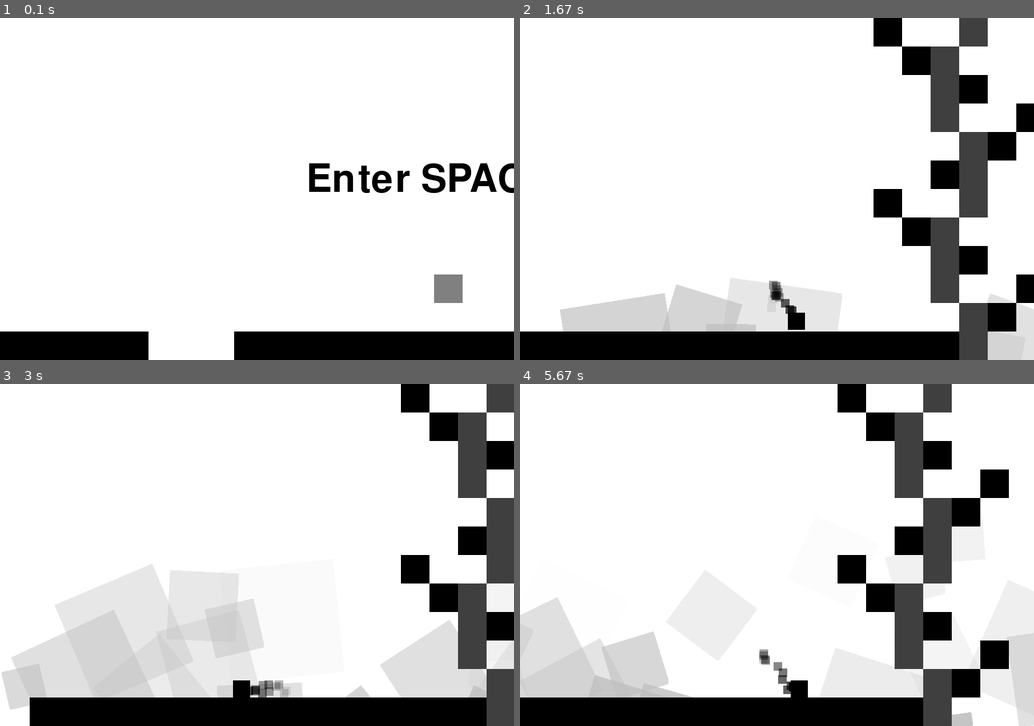
Above: before the commit, frames 1-4 (two rows, left to right).
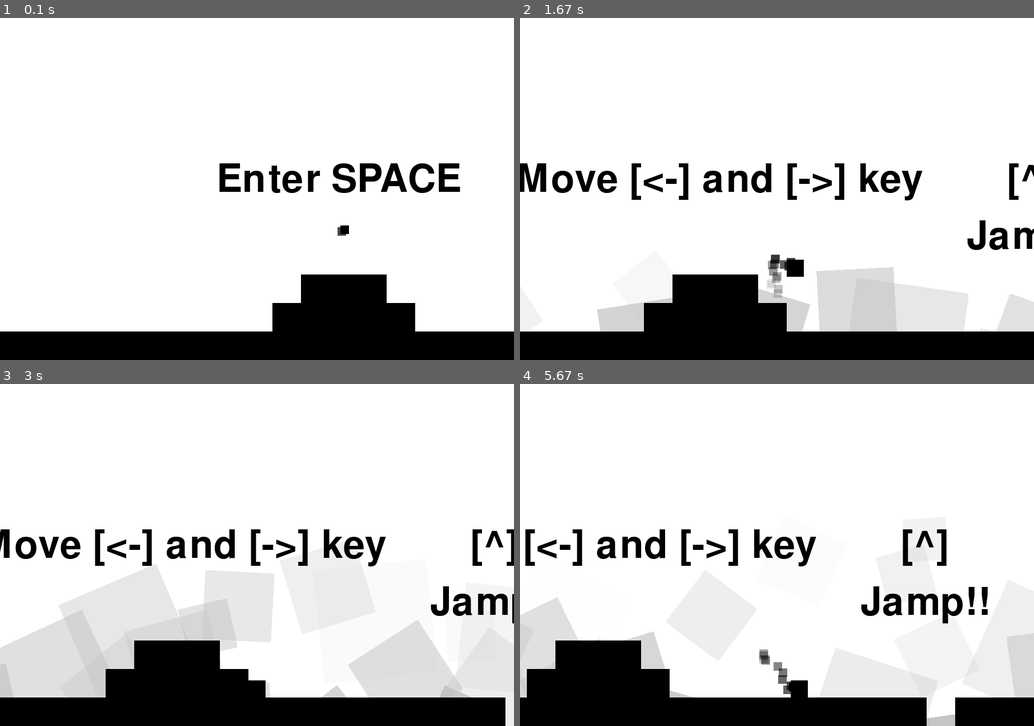
Above: after the commit, the same moments.

Repository: AtoKashinoki/NonCrect
Game: pygame game, started from tests/run.py
Two runs of this game, one before a commit and one after it. Both use one fixed random seed, a clock stepped at 60 frames per second and the inputs below.
Inputs:
- Up to frame 1 (0.1 s): no input
- Up to frame 2 (1.67 s): tap Space at 0.33, 0.73, 1.03, 1.23, 1.57 s; hold Right 0.67-1.13 s; hold Up 1.17-1.47 s; hold Right from 1.5 s (still down)
- Up to frame 3 (3 s): tap Space at 1.87, 2.07, 2.37, 2.63, 2.93 s; release Right at 1.97 s; hold Left 2-2.53 s; hold Left 2.57-2.97 s
- Up to frame 4 (5.67 s): hold Up 3-3.37 s; tap Space at 3.07, 3.47, 3.77, 4.13, 4.43, 4.63, 4.93, 5.13, 5.47 s; hold Right 3.4-4.03 s; hold Left 4.07-4.53 s; hold Right 4.57-5.03 s; hold Up 5.07-5.37 s; hold Right from 5.4 s (still down)

The runs differ from the first frame. In frame 1, 8.0% of the frame differs, in the area x 28-100%, y 42-100%; in frame 2, 22%, in the area x 0-100%, y 0-100%; in frame 3, 19%; in frame 4, 18%.

Commit message:
Update spawn point

Diff:
--- a/src/NonCrect/Engine.py
+++ b/src/NonCrect/Engine.py
@@ -62,7 +62,7 @@
     for i in range(8)
 ]
 
-spawn_point = (105, 5)
+spawn_point = (12, 5)
 
 check_point_units = [
     (43, 3, 1, 1),
